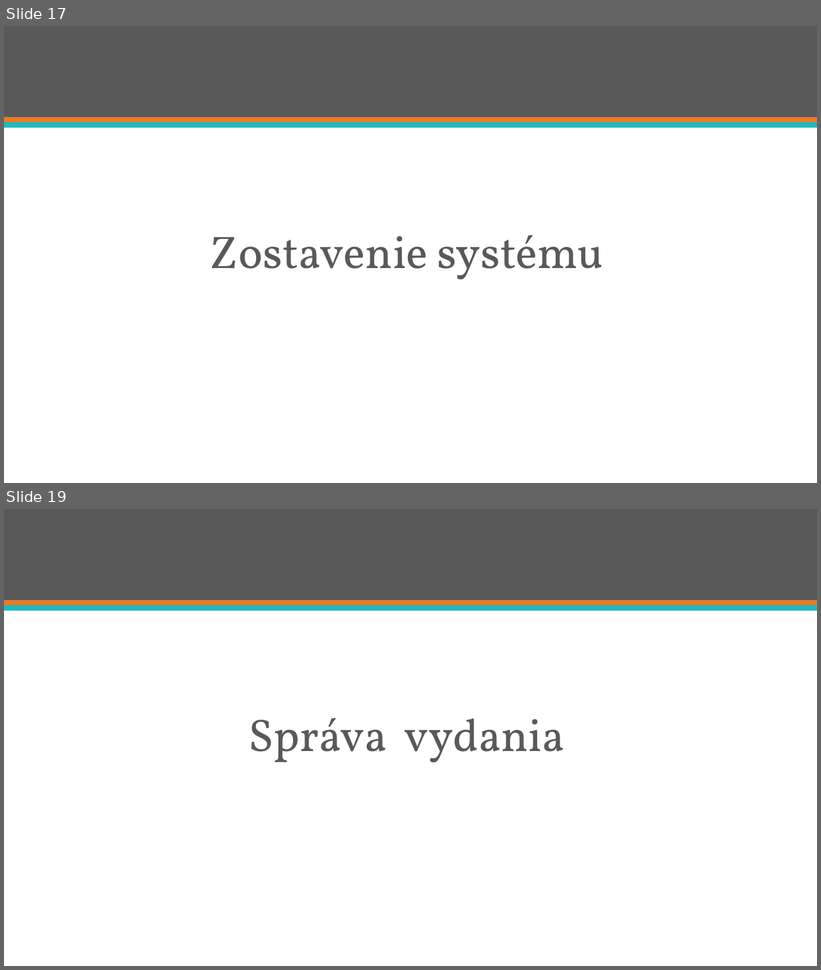
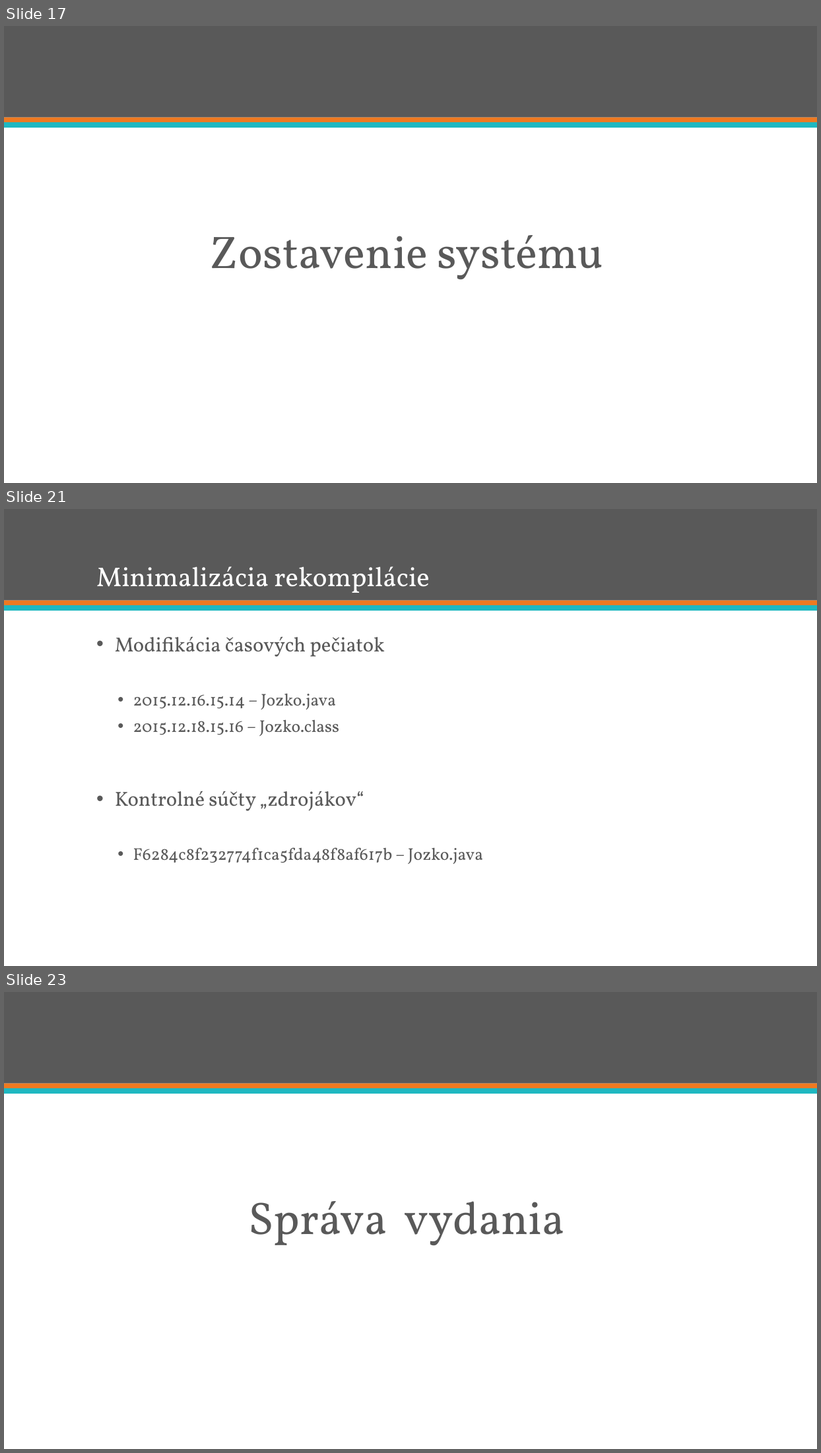
Before and after one commit to ppatrik/swib-prezentacia, a slide deck: swib.pptx. Shown one above the other, each under a label of ours: slides 17 and 19 before the commit, slides 17, 21 and 23 after it; the slides between them are not shown. The pictures are 821x970 and 821x1453 pixels, drawn with LibreOffice and Linux fonts; fonts in the diff are those of the drawing. Boxes give left, top, right and bottom in pixels: in the first picture for what was removed or moved away, otherwise in the second. Text is boxed around its words. In the diff, an @@ line names an element or a change of style, - is before the commit and + after.

```diff
--- a/swib.pptx
+++ b/swib.pptx
@@ slide 21 added at [4,509,817,966], background #FFFFFF; not listed: 3 template elements that a slide beside it also shows @@
@@ title added at [96,566,429,593], 32 pt, text #FFFFFF @@
+Minimalizácia rekompilácie
@@ text added at [115,637,483,864], 20 pt, text #595959 @@
+• Modifikácia časových pečiatok
+  • 2015.12.16.15.14 – Jozko.java
+  • 2015.12.18.15.16 – Jozko.class
+• Kontrolné súčty „zdrojákov“
+  • F6284c8f232774f1ca5fda48f8af617b – Jozko.java
@@ what was slide 19 is now slide 23 @@
```
Also in this commit, not shown: 2 slides changed, 5 other slides added, 1 slide removed.
